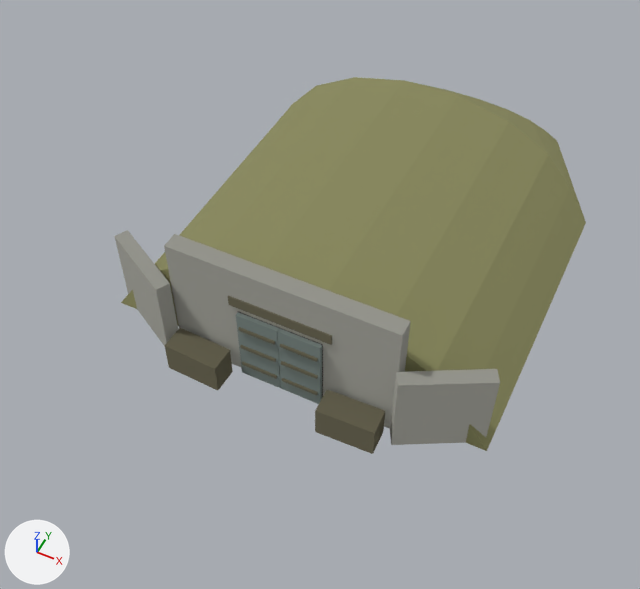
Two versions of the FBX model entregas/teo-modelado/betera/polvorin/SM_Polvorin_v2_LOD0.fbx, one commit apart.
The view is the same before and after, from a 50 mm camera at (9.0, -22.5, 24.3) aimed at (-0.7, -3.0, -0.1). The axes (+X, +Y, +Z) are drawn at lower left. The lights are the same throughout. The first picture is the older version. Where no turn or scale is listed for an object, it has been applied to the vertices.

The older version as bpy lines, for what is in view:
```python
me_puerta_e = bpy.data.meshes.new('Puerta_E')
me_puerta_e.from_pydata(...)  # a box spanning x -1.49..-0.01, y -0.32..-0.18, z 0.0..3.0; a box spanning x -1.4..-0.1, y -0.38..-0.32, z 0.54..0.66; a box spanning x -1.4..-0.1, y -0.38..-0.32, z 1.44..1.56; a box spanning x -1.4..-0.1, y -0.38..-0.32, z 2.34..2.46
me_puerta_e.materials.append(mat_mat_paleta32)  # picture img_t_paleta32_png
me_puerta_o = bpy.data.meshes.new('Puerta_O')
me_puerta_o.from_pydata(...)  # a box spanning x 0.01..1.49, y -0.32..-0.18, z 0.0..3.0; a box spanning x 0.1..1.4, y -0.38..-0.32, z 0.54..0.66; a box spanning x 0.1..1.4, y -0.38..-0.32, z 1.44..1.56; a box spanning x 0.1..1.4, y -0.38..-0.32, z 2.34..2.46
me_puerta_o.materials.append(mat_mat_paleta32)  # picture img_t_paleta32_png
me_sm_polvorin_v2_lod0_001 = bpy.data.meshes.new('SM_polvorin_v2_LOD0.001')
me_sm_polvorin_v2_lod0_001.from_pydata(...)  # 86 vertices, 78 faces; spans x -7.0..7.0, y -8.5..9.5, z 0.0..4.8
me_sm_polvorin_v2_lod0_001.materials.append(mat_mat_paleta32)  # picture img_t_paleta32_png
ob_puerta_e = bpy.data.objects.new('Puerta_E', me_puerta_e)
ob_puerta_e.location = (1.5, -7.15, 0.0)
ob_puerta_o = bpy.data.objects.new('Puerta_O', me_puerta_o)
ob_puerta_o.location = (-1.5, -7.15, 0.0)
ob_sm_polvorin_v2_lod0 = bpy.data.objects.new('SM_polvorin_v2_LOD0', me_sm_polvorin_v2_lod0_001)
ob_sm_polvorin_v2_lod0.location = (0.0, 0.0, 0.0)
```
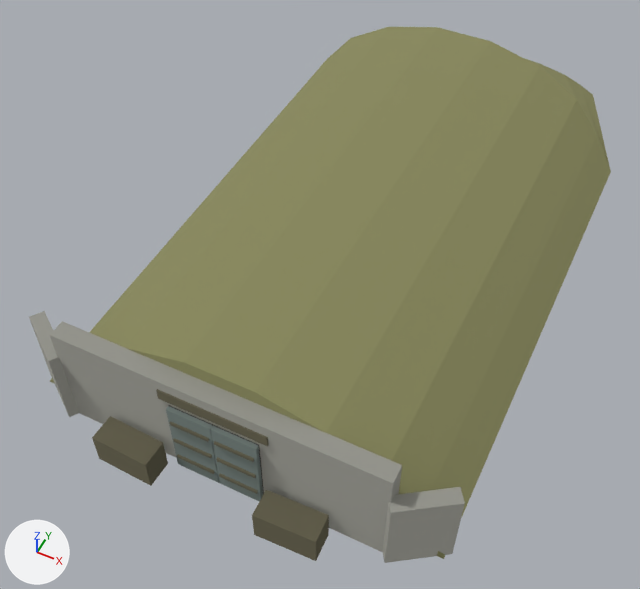
Changed parts and their boxes (x1, y1, x2, y2) in the pictures (640 x 589 px; the box of a moved part takes in the faces that stretch with it):
'SM_polvorin_v2_LOD0', reshaped (23% wider, 42% taller): before (114, 77, 586, 454); after (29, 27, 611, 563)
'Puerta_E', moved: before (278, 329, 322, 404); after (210, 426, 263, 501)
'Puerta_O', moved: before (236, 312, 281, 388); after (166, 406, 219, 483)
part 1 of me_sm_polvorin_v2_lod0_001, added: after (50, 321, 402, 552)
part 2 of me_sm_polvorin_v2_lod0_001, moved or reshaped: before (114, 230, 178, 346); after (29, 311, 79, 417)
part 3 of me_sm_polvorin_v2_lod0_001, moved or reshaped: before (390, 369, 500, 445); after (383, 487, 465, 563)
part 4 of me_sm_polvorin_v2_lod0_001, moved or reshaped: before (228, 295, 332, 345); after (156, 389, 268, 446)
part 5 of me_sm_polvorin_v2_lod0_001, moved or reshaped: before (238, 311, 323, 397); after (168, 405, 264, 494)
part 6 of me_sm_polvorin_v2_lod0_001, moved or reshaped: before (165, 328, 233, 390); after (92, 416, 168, 486)
part 7 of me_sm_polvorin_v2_lod0_001, moved or reshaped: before (315, 390, 385, 454); after (252, 490, 329, 561)
part 8 of me_sm_polvorin_v2_lod0_001, rebuilt (21% wider, 42% taller): before (121, 77, 586, 451); after (50, 27, 611, 559)
part 9 of me_sm_polvorin_v2_lod0_001, deleted: before (164, 234, 411, 429)

Diff of the bpy script that builds the scene:
```diff
--- a/entregas/teo-modelado/betera/polvorin/SM_Polvorin_v2_LOD0.fbx.py
+++ b/entregas/teo-modelado/betera/polvorin/SM_Polvorin_v2_LOD0.fbx.py
@@ me_sm_polvorin_v2_lod0_001 @@
 # used by ob_sm_polvorin_v2_lod0; location = (0.0, 0.0, 0.0)
-me_sm_polvorin_v2_lod0_001.from_pydata(...)  # 86 vertices, 78 faces; spans x -7.0..7.0, y -8.5..9.5, z 0.0..4.8
+me_sm_polvorin_v2_lod0_001.from_pydata(...)  # 86 vertices, 78 faces; spans x -7.3..7.3, y -12.5..13.5, z 0.0..4.5
+# me_sm_polvorin_v2_lod0_001 part 1: a new loose piece, a box spanning x -5.5..5.5, y -11.3..-10.7, z 0.0..4.0, in mat_mat_paleta32 (picture img_t_paleta32_png)
+# me_sm_polvorin_v2_lod0_001 part 2: the loose piece of 8 vertices spanning x -6.8..-4.0, y -7.8..-6.0, z 0.0..3.2 is scaled about its middle by (0.632, 0.798, 0.938), then moved by (-0.9, -3.9, -0.1)
+# me_sm_polvorin_v2_lod0_001 part 3: the loose piece of 8 vertices spanning x 4.0..6.8, y -7.8..-6.0, z 0.0..3.2 is scaled about its middle by (0.632, 0.798, 0.938), then moved by (0.9, -3.9, -0.1)
+# me_sm_polvorin_v2_lod0_001 part 4: the loose piece of 8 vertices spanning x -1.8..1.8, y -7.3..-7.2, z 3.2..3.6 is moved by (0.0, -4.0, 0.0)
+# me_sm_polvorin_v2_lod0_001 part 5: the loose piece of 8 vertices spanning x -1.5..1.5, y -7.3, z 0.0..3.0 is moved by (0.0, -4.0, 0.0)
+# me_sm_polvorin_v2_lod0_001 part 6: the loose piece of 8 vertices spanning x -3.8..-1.8, y -8.5..-7.5, z 0.0..1.2 is moved by (0.0, -4.0, 0.0)
+# me_sm_polvorin_v2_lod0_001 part 7: the loose piece of 8 vertices spanning x 1.8..3.8, y -8.5..-7.5, z 0.0..1.2 is moved by (0.0, -4.0, 0.0)
+# me_sm_polvorin_v2_lod0_001 part 8: the loose piece of 30 vertices spanning x -7.0..7.0, y -6.7..9.5, z 0.0..4.1 is rebuilt with 30 vertices and now spans x -7.1..7.1, y -10.7..13.5, z 0.0..4.5
+# me_sm_polvorin_v2_lod0_001 part 9: the loose piece of 8 vertices spanning x -4.0..4.0, y -7.3..-6.7, z 0.0..4.8 is deleted
 me_sm_polvorin_v2_lod0_001.materials.append(mat_mat_paleta32)
@@ ob_puerta_e @@
 ob_puerta_e = bpy.data.objects.new('Puerta_E', me_puerta_e)
-ob_puerta_e.location = (1.5, -7.15, 0.0)
+ob_puerta_e.location = (1.5, -11.15, 0.0)
@@ ob_puerta_o @@
 ob_puerta_o = bpy.data.objects.new('Puerta_O', me_puerta_o)
-ob_puerta_o.location = (-1.5, -7.15, 0.0)
+ob_puerta_o.location = (-1.5, -11.15, 0.0)
```
